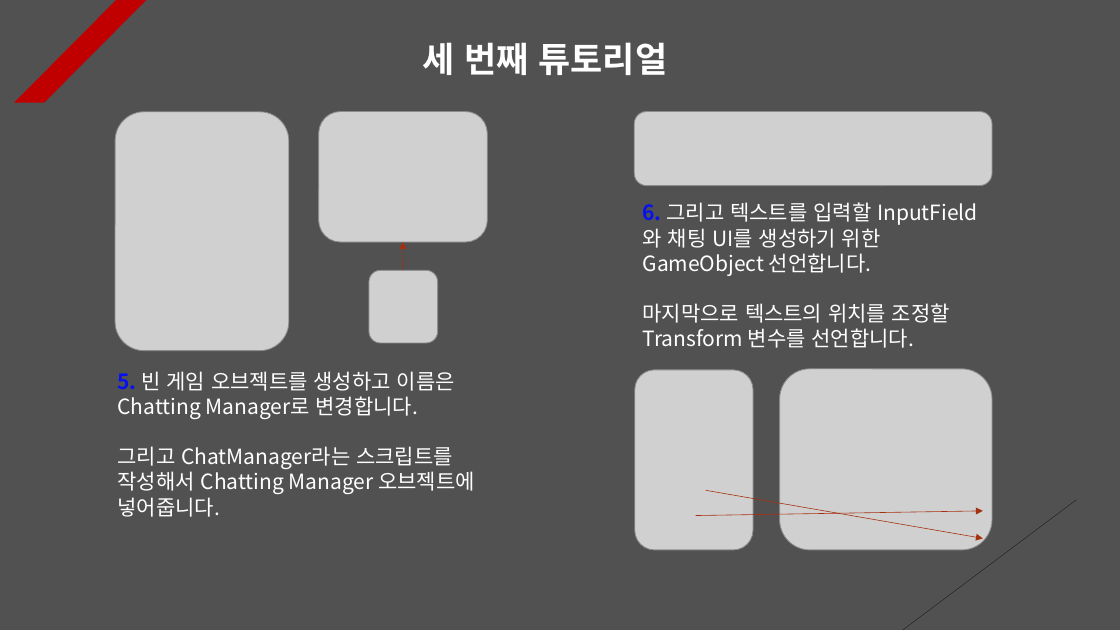
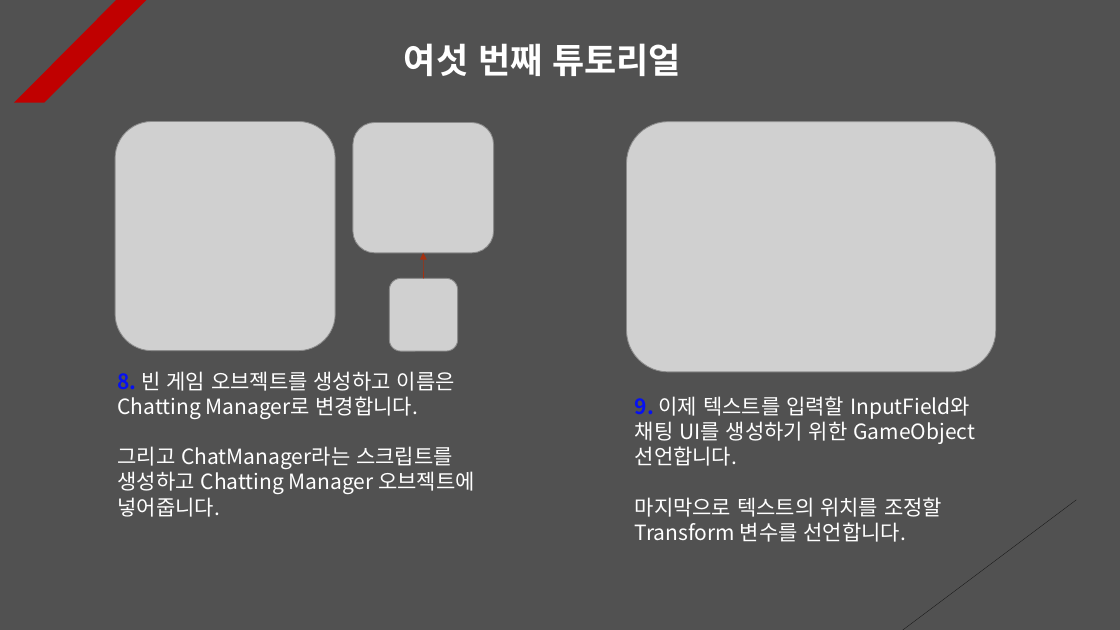
Before and after one commit to Unity2033/3D-UnityEngine, a slide deck: slide 6 of Assets/Class/Photon Server/PPT Data/Photon RPC.pptx (slide 7 before the commit). Drawn at 1120x630 pixels with LibreOffice and Linux fonts; fonts in the diff are those of the drawing; grey boxes stand for pictures. Boxes give left, top, right and bottom in pixels: in the first picture for what was removed or moved away, otherwise in the second. Text is boxed around its words. In the diff, an @@ line names an element or a change of style, - is before the commit and + after.

```diff
--- a/Assets/Class/Photon Server/PPT Data/Photon RPC.pptx
+++ b/Assets/Class/Photon Server/PPT Data/Photon RPC.pptx
@@ text at (404, 43, 681, 76): text changed @@
-세 번째 튜토리얼
+여섯 번째 튜토리얼
@@ picture removed at (634, 112, 992, 186) @@
@@ picture: place and size @@
-picture at (115, 112, 289, 350)
+picture at (115, 122, 335, 351)
@@ picture: place and size @@
-picture at (318, 112, 487, 242)
+picture at (353, 123, 493, 253)
@@ picture added at (627, 122, 996, 372) @@
@@ arrow moved from (403, 271) - (403, 242) to (423, 278) - (423, 253) @@
@@ picture: place and size @@
-picture at (369, 271, 438, 344)
+picture at (390, 278, 458, 351)
@@ text at (117, 371, 475, 517): text changed @@
-5. 빈 게임 오브젝트를 생성하고 이름은 Chatting Manager로 변경합니다.
-그리고 ChatManager라는 스크립트를 작성해서 Chatting Manager 오브젝트에 넣어줍니다.
+8. 빈 게임 오브젝트를 생성하고 이름은 Chatting Manager로 변경합니다.
+그리고 ChatManager라는 스크립트를 생성하고 Chatting Manager 오브젝트에 넣어줍니다.
@@ text "9. 이제 텍스트를 입력할 InputField와 ...": place and size @@
-text "9. 이제 텍스트를 입력할 InputField와 ..." at (643, 202, 950, 348)
+text "9. 이제 텍스트를 입력할 InputField와 ..." at (635, 396, 975, 542)
@@ picture removed at (635, 370, 754, 549) @@
@@ picture removed at (780, 369, 992, 550) @@
@@ text at (635, 396, 975, 466): text changed @@
-6. 그리고 텍스트를 입력할 InputField와 채팅 UI를 생성하기 위한 GameObject 선언합니다.
+9. 이제 텍스트를 입력할 InputField와 채팅 UI를 생성하기 위한 GameObject 선언합니다.
@@ arrow removed from (706, 491) to (983, 539) @@
@@ arrow removed from (696, 516) to (983, 511) @@
```
Also in this commit, not shown: 8 other slides changed, 1 slide added, 2 other files.
